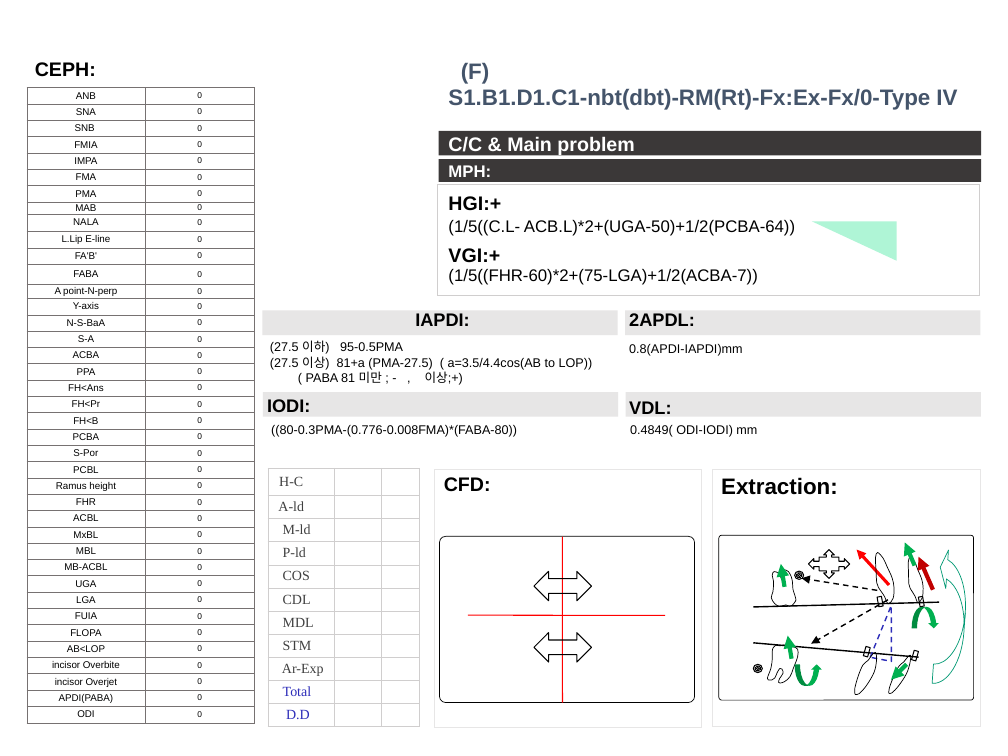
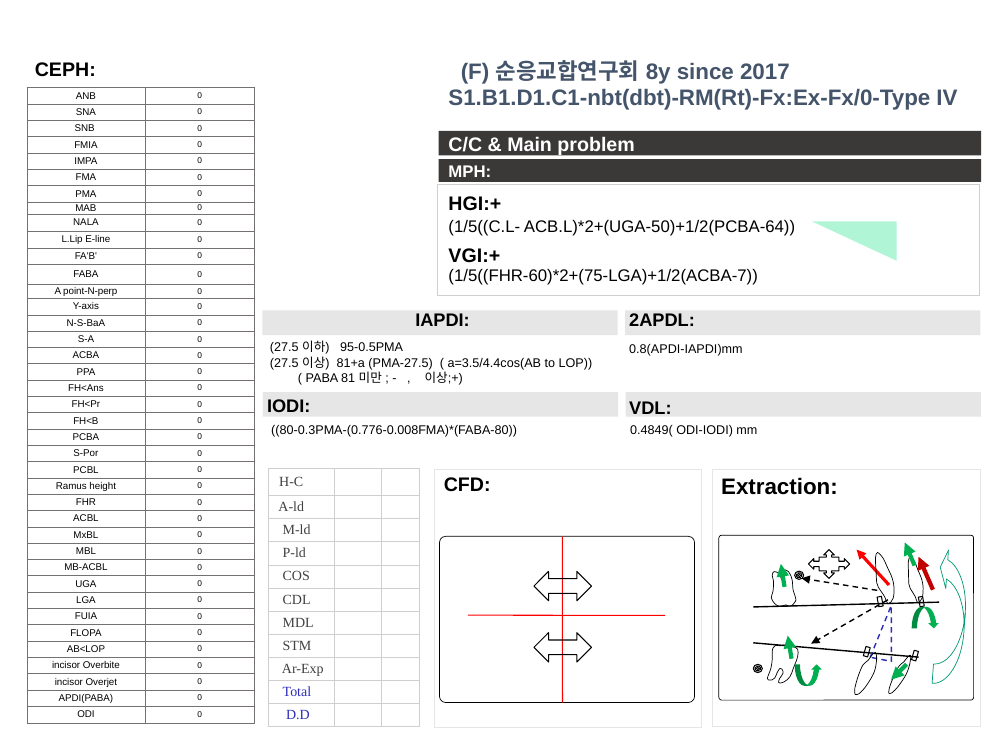
Before and after one commit to DrOksusu/koco_ppt, a slide deck: slide 1 of koco_frame.pptx. Drawn at 1008x756 pixels with LibreOffice and Linux fonts; fonts in the diff are those of the drawing. Boxes give left, top, right and bottom in pixels: in the first picture for what was removed or moved away, otherwise in the second. Text is boxed around its words. In the diff, an @@ line names an element or a change of style, - is before the commit and + after.

```diff
--- a/koco_frame.pptx
+++ b/koco_frame.pptx
@@ text at <box>461,60,790,84</box>: text changed @@
-(F)
+(F) 순응교합연구회 8y since 2017
```
Also in this commit, not shown: 8 other files.
